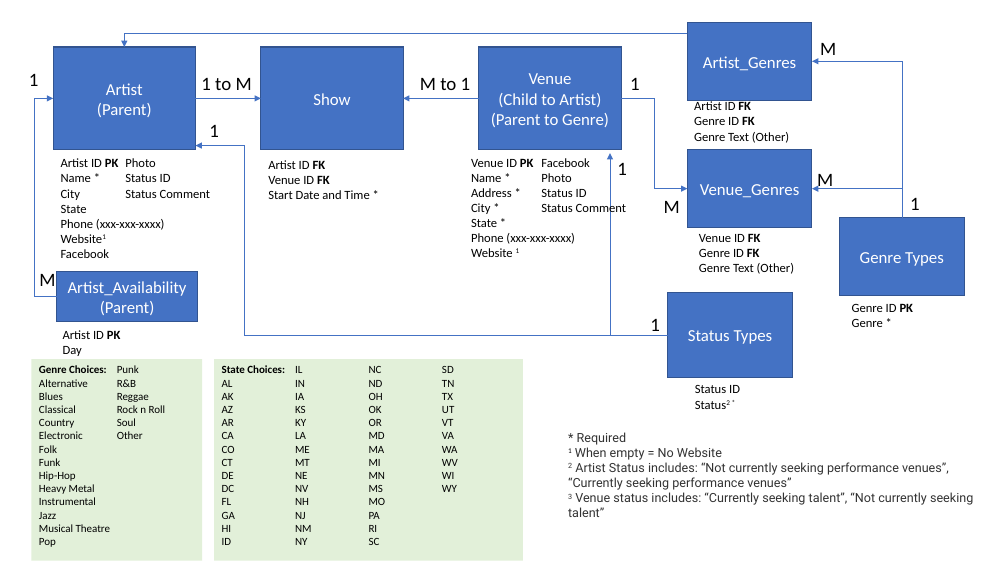
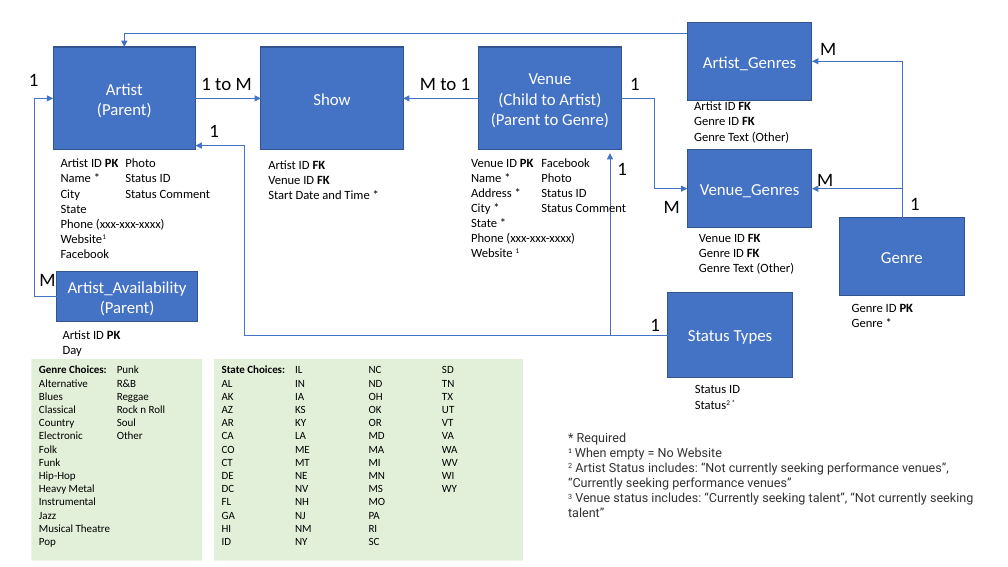
Before and after one commit to jetsjoyride/FSND, a slide deck: slide 2 of projects/01_fyyur/starter_code/fyyur_database_model.pptx. Drawn at 1008x567 pixels with LibreOffice and Linux fonts; fonts in the diff are those of the drawing. Boxes give left, top, right and bottom in pixels: in the first picture for what was removed or moved away, otherwise in the second. Text is boxed around its words. In the diff, an @@ line names an element or a change of style, - is before the commit and + after.

Commit message:
Added genres table with data load function. Added SQLTrackModifications = False to avoid warning message.

```diff
--- a/projects/01_fyyur/starter_code/fyyur_database_model.pptx
+++ b/projects/01_fyyur/starter_code/fyyur_database_model.pptx
@@ text in rectangle at (881,252,923,263): text changed @@
-Genre Types
+Genre
```
Also in this commit, not shown: 3 other files.
